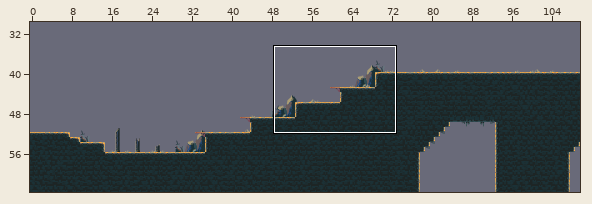
Level history. LDtk project: assets/levels/city/city_floor.ldtk. Above, an overview of the earlier version with the close-up marked.
Close-up. Earlier state:
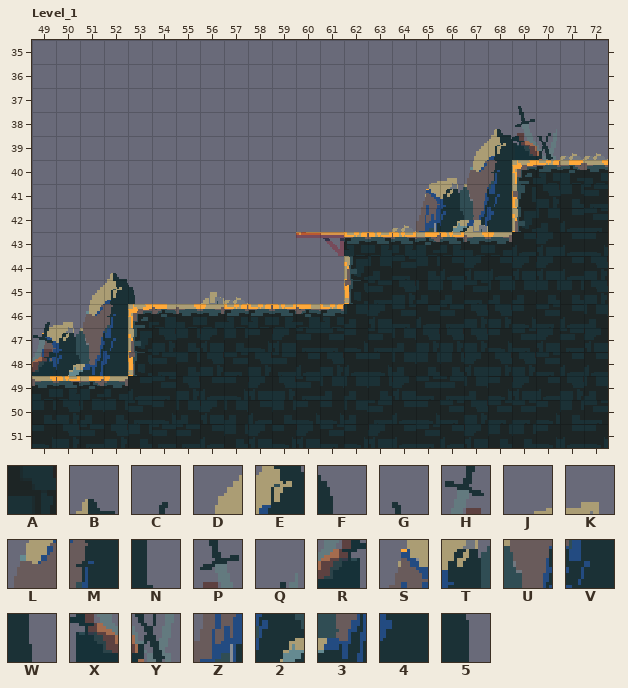
Cells are 16x16 px. Shown: Level_1 x 49..72, y 35..51. The commit also changed other parts of the map, which this record leaves out.
Key: from "Base_tiles": A 1 "Wall"; from "City_level": B 32, C 50, D 55, E 56, F 57, G 69, H 74, J 77, K 78, L 79, M 80, N 81, P 93, Q 94, R 98, S 101, T 102, U 103, V 104, W 105, X 117, Y 118, Z 125, 2 126, 3 127, 4 128, 5 129.
_ is an empty cell.
Layers that did not change in this view are not listed.
Layer "Background1" before, first column x 49:
35 ________________________
36 ________________________
37 ________________________
38 ___________________B____
39 __________________DEF___
40 ________________JKLMN___
41 ________________STUVW___
42 ________________Z2345___
43 ________________________
44 ___B____________________
45 __DEF___________________
46 JKLMN___________________
47 STUVW___________________
48 Z2345___________________
49 ________________________
50 ________________________
51 ________________________
Layer "Background2" before, first column x 49:
35 ________________________
36 ________________________
37 ____________________G___
38 ____________________PQ__
39 ____________________XY__
40 ________________________
41 ________________________
42 ________________________
43 ________________________
44 ________________________
45 ________________________
46 C_______________________
47 H_______________________
48 R_______________________
49 ________________________
50 ________________________
51 ________________________
Layer "Base_tiles" before, first column x 49:
35 ________________________
36 ________________________
37 ________________________
38 ________________________
39 ________________________
40 ____________________AAAA
41 ____________________AAAA
42 ____________________AAAA
43 ___________AAAAAAAAAAAAA
44 _____________AAAAAAAAAAA
45 _____________AAAAAAAAAAA
46 ____AAAAAAAAAAAAAAAAAAAA
47 ____AAAAAAAAAAAAAAAAAAAA
48 ____AAAAAAAAAAAAAAAAAAAA
49 AAAAAAAAAAAAAAAAAAAAAAAA
50 AAAAAAAAAAAAAAAAAAAAAAAA
51 AAAAAAAAAAAAAAAAAAAAAAAA
New version:
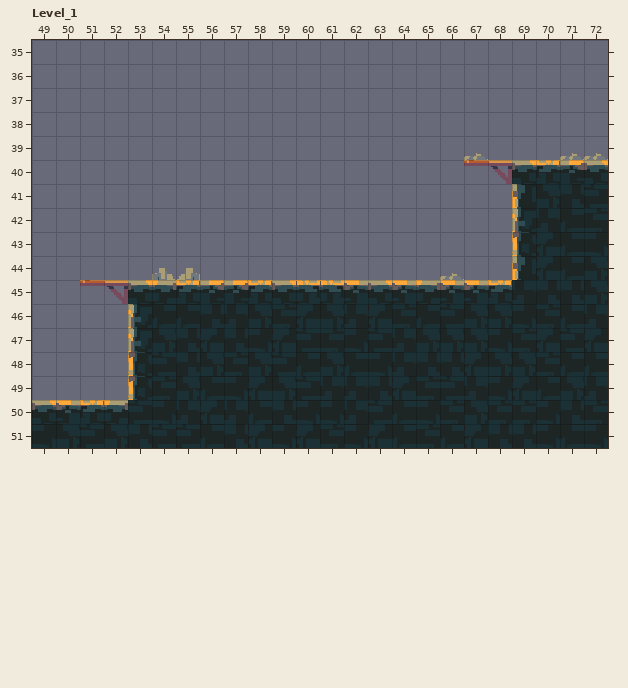
Changes in this commit:
{"where": "layer \"Background1\" (now hidden)"}
{"y":38,"x":68,"old":"B","new":"_"}
{"y":39,"x":67,"old":"DEF","new":"___"}
{"y":40,"x":65,"old":"JKLMN","new":"_____"}
{"y":41,"x":65,"old":"STUV","new":"____"}
{"y":42,"x":65,"old":"Z234","new":"____"}
{"y":44,"x":52,"old":"B","new":"_"}
{"y":45,"x":51,"old":"DEF","new":"___"}
{"y":46,"x":49,"old":"JKLMN","new":"_____"}
{"y":47,"x":49,"old":"STUV","new":"____"}
{"y":48,"x":49,"old":"Z234","new":"____"}
{"where": "layer \"Background2\" (now hidden)"}
{"y":37,"x":69,"old":"G","new":"_"}
{"y":38,"x":69,"old":"PQ","new":"__"}
{"y":39,"x":69,"old":"XY","new":"__"}
{"y":46,"x":49,"old":"C","new":"_"}
{"y":47,"x":49,"old":"H","new":"_"}
{"y":48,"x":49,"old":"R","new":"_"}
{"where": "layer \"Base_tiles\""}
{"y":40,"x":67,"old":"__","new":"AA"}
{"y":43,"x":60,"old":"AAAAAAAAA","new":"_________"}
{"y":44,"x":62,"old":"AAAAAAA","new":"_______"}
{"y":45,"x":51,"old":"___________","new":"AAAAAAAAAAA"}
{"y":49,"x":49,"old":"AAAA","new":"____"}
